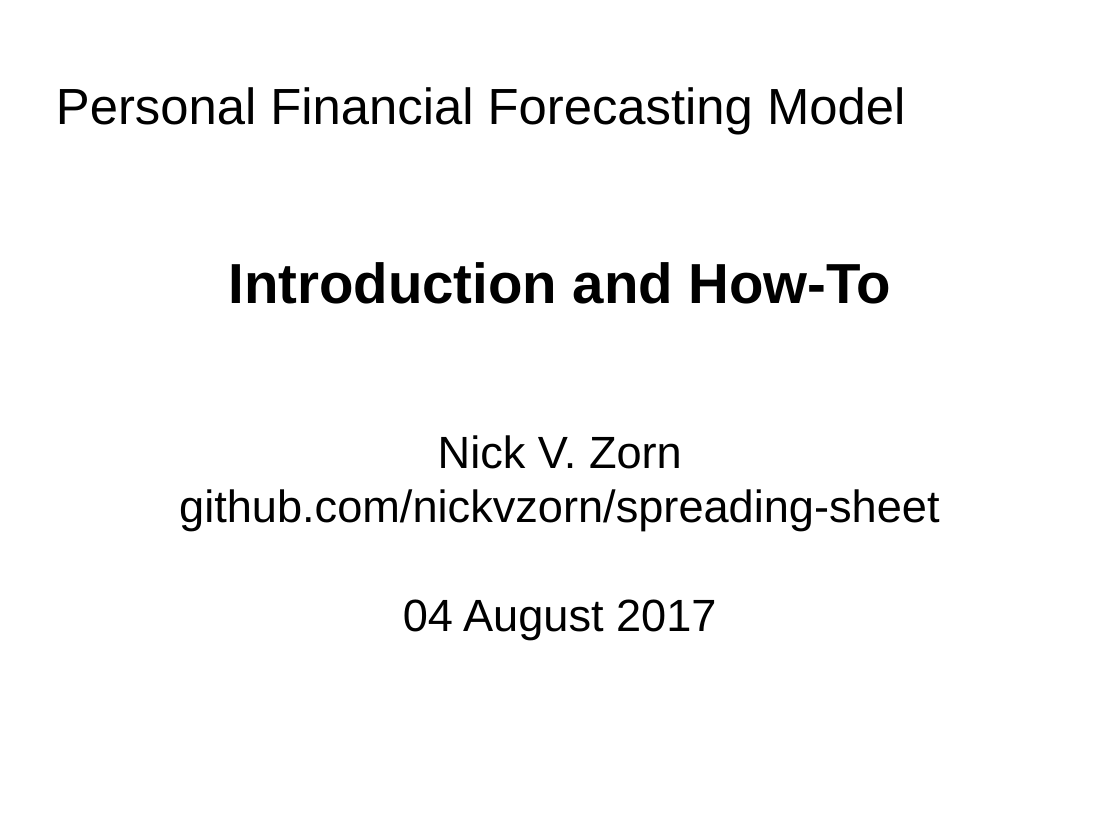
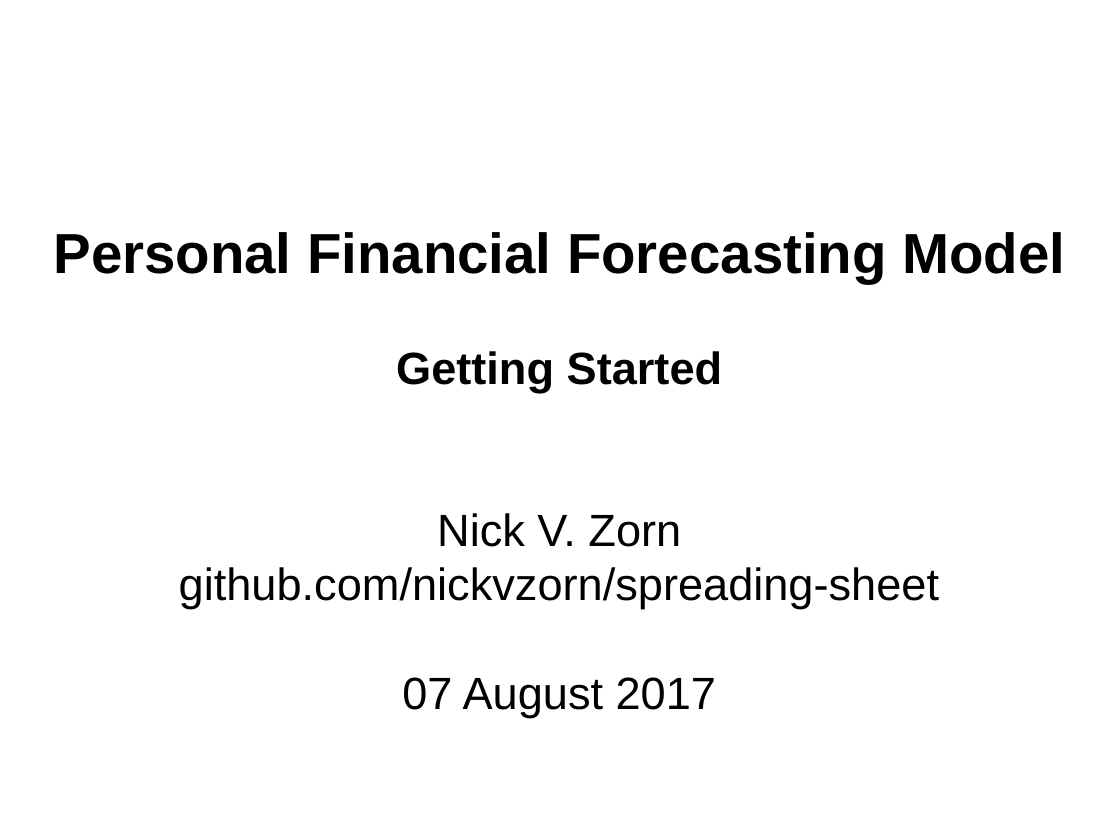
Before and after one commit to nickvzorn/financial-forecast, a slide deck: slide 1 of PFFM_Intro_and_HOWTO.odp. Drawn at 1120x840 pixels with LibreOffice and Linux fonts; fonts in the diff are those of the drawing; background and template pictures are left out. Boxes give left, top, right and bottom in pixels: in the first picture for what was removed or moved away, otherwise in the second. Text is boxed around its words. In the diff, an @@ line names an element or a change of style, - is before the commit and + after.

```diff
--- a/PFFM_Intro_and_HOWTO.odp
+++ b/PFFM_Intro_and_HOWTO.odp
@@ title removed at box(56, 87, 905, 134) @@
-Personal Financial Forecasting Model
@@ subtitle "Personal Financial Forecasting Model": place and size @@
-subtitle "Personal Financial Forecasting Model" at box(179, 262, 939, 639)
+subtitle "Personal Financial Forecasting Model" at box(53, 232, 1065, 717)
@@ subtitle at box(53, 232, 1065, 392): text changed @@
-Introduction and How-To
+Personal Financial Forecasting Model
+Getting Started
@@ subtitle at box(402, 677, 716, 717): text changed @@
-04 August 2017
+07 August 2017
```
Also in this commit, not shown: 12 other slides changed, 5 slides added, 3 slides removed.
